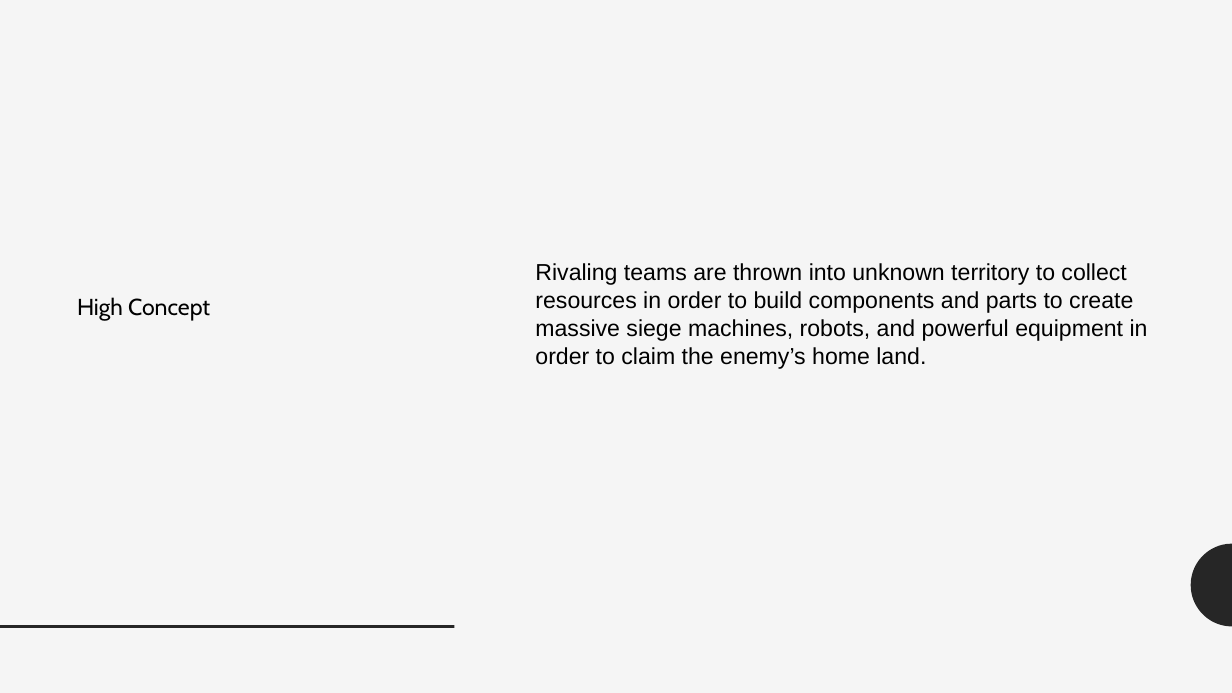
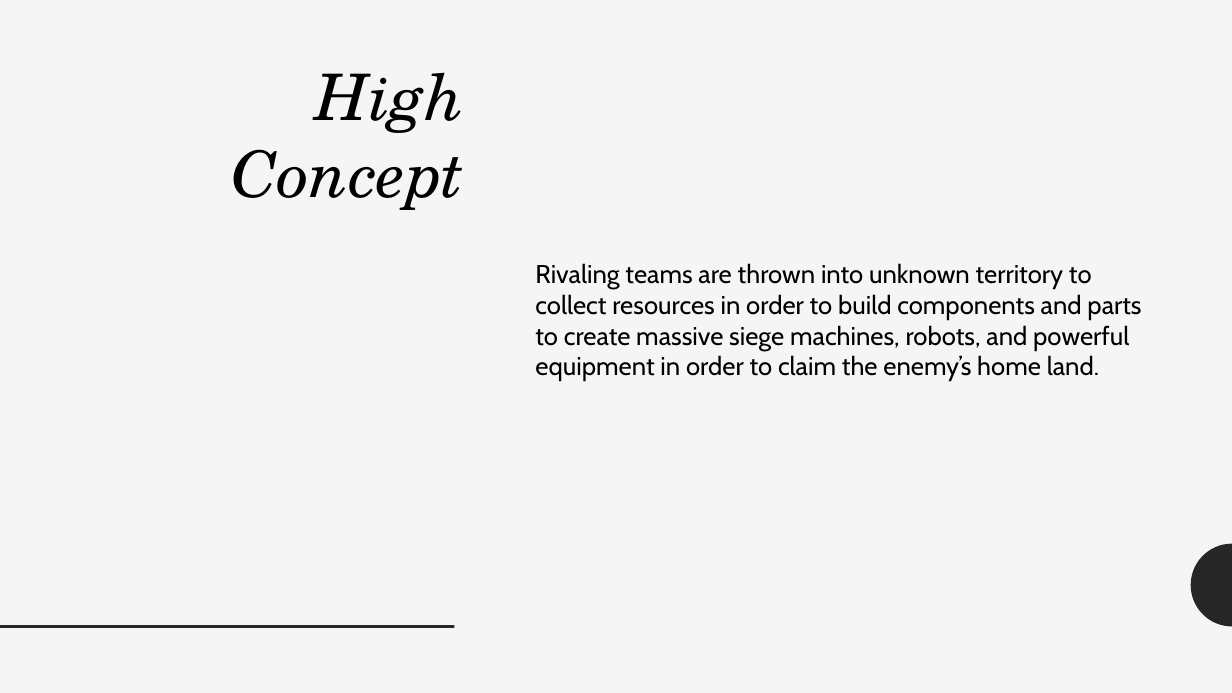
Before and after one commit to Nesdood007/GiantRobots, a slide deck: slide 4 of Presentation-1-September15.pptx. Drawn at 1232x693 pixels with LibreOffice and Linux fonts; fonts in the diff are those of the drawing. Boxes give left, top, right and bottom in pixels: in the first picture for what was removed or moved away, otherwise in the second. Text is boxed around its words. In the diff, an @@ line names an element or a change of style, - is before the commit and + after.

```diff
--- a/Presentation-1-September15.pptx
+++ b/Presentation-1-September15.pptx
@@ text "High Concept" at (231,72,464,210): size 18 to 50 pt, font Cabin to TeX Gyre Schola, italic on; alignment left to right; vertical alignment middle to top @@
@@ text "Rivaling teams are thrown into ..." at (535,263,1141,381): size 18 to 20 pt, font Arial to Cabin @@
```
Also in this commit, not shown: 3 other slides changed, 1 other file.
